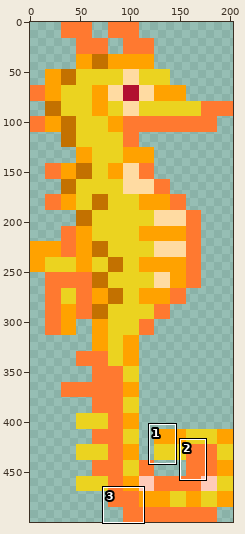
File history of a animated GIF sprite, textures/reverse_seahorse.gif. The picture above shows the old version from afar; the outline marks the close-up.
Close-up. Before the commit:
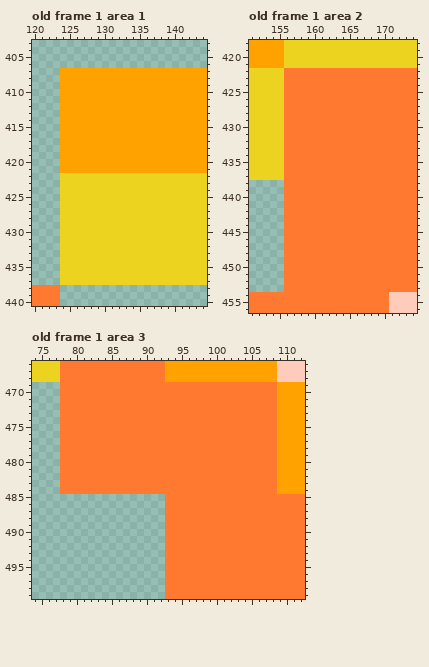
The file is 203x500 pixels. Shown: old frame 1 area 1: x 120..144, y 403..440; old frame 1 area 2: x 151..174, y 418..456; old frame 1 area 3: x 74..112, y 466..499. The commit also changed other frames or places, which this record leaves out.
The same view after the edit:
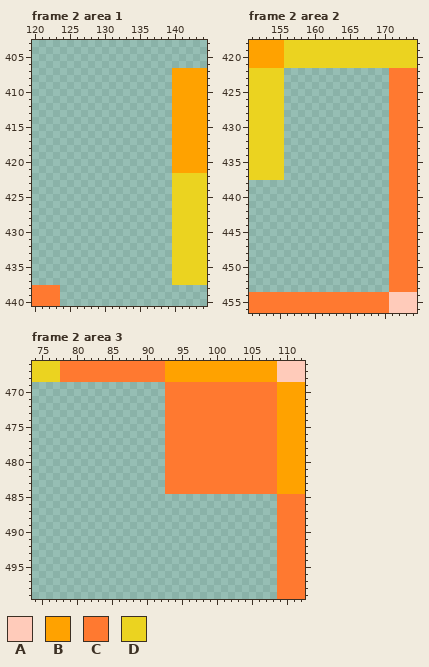
Palette (. is transparent): A #ffcbba  B #ffa200  C #ff7930  D #ebd320
A new or re-ordered frame is compared with the old frame closest to it.
From old to new:
frames 1 -> 2
Frame 2 area 1 is new; against old frame 1:
y 407..421: x 124..139 BBBBBBBBBBBBBBBB -> ................
y 422..437: x 124..139 DDDDDDDDDDDDDDDD -> ................
Frame 2 area 2 is new; against old frame 1:
y 422..453: x 156..170 CCCCCCCCCCCCCCC -> ...............
Frame 2 area 3 is new; against old frame 1:
y 469..484: x 78..92 CCCCCCCCCCCCCCC -> ...............
y 485..499: x 93..108 CCCCCCCCCCCCCCCC -> ................
